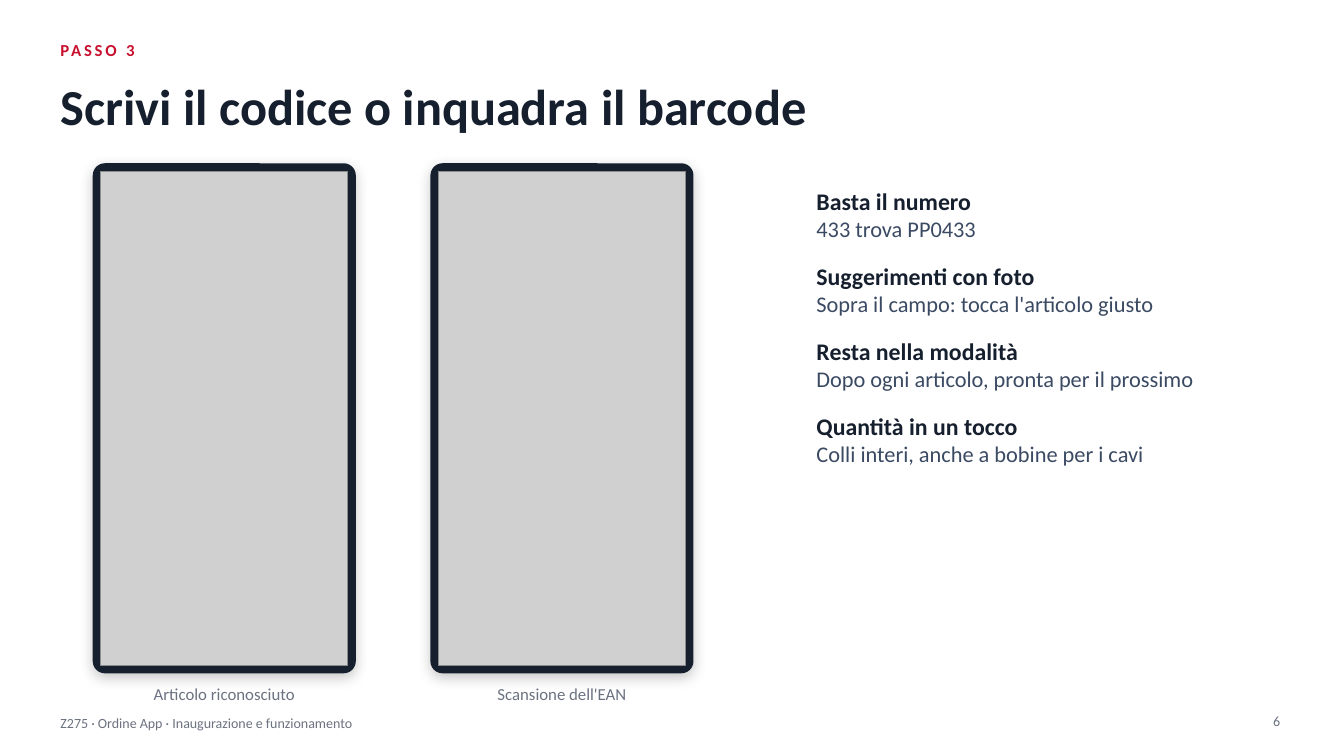
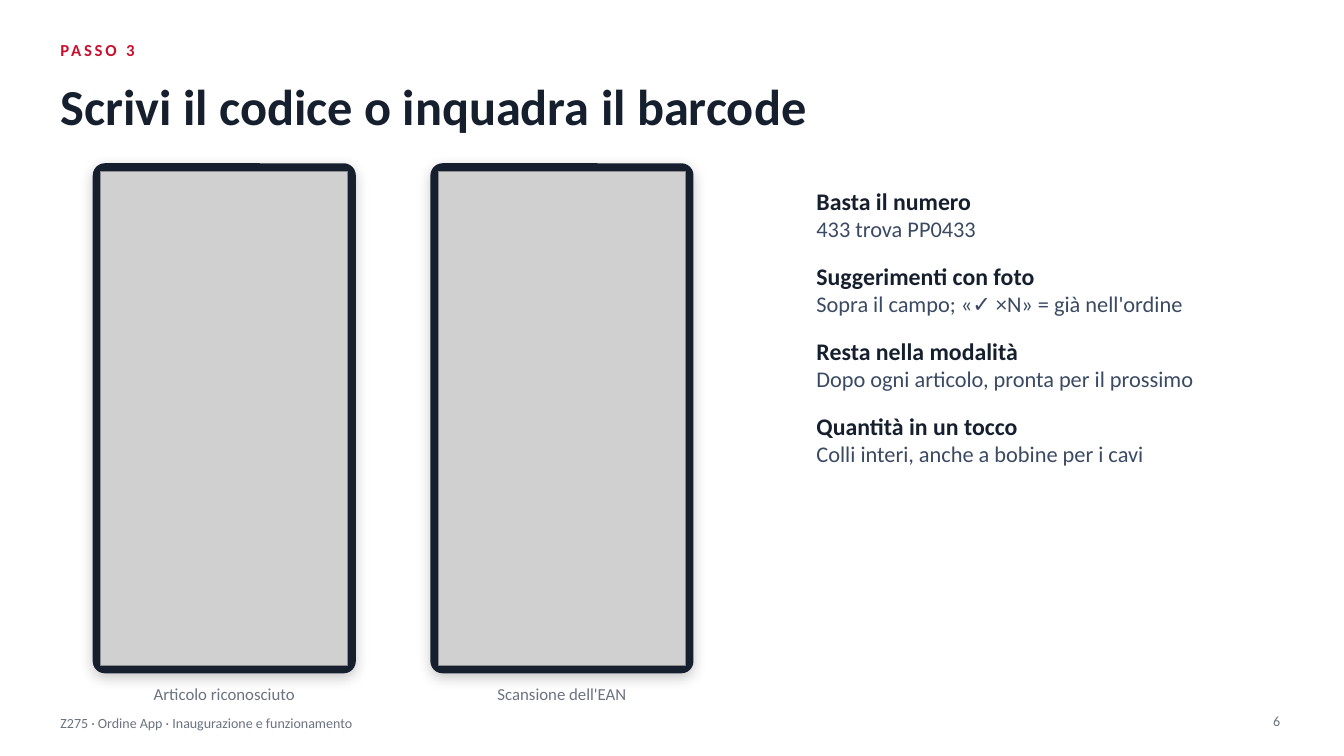
Before and after one commit to PPparre/Z275_App_Ordine, a slide deck: slide 6 of Z275_Presentazione.pptx. Drawn at 1344x756 pixels with LibreOffice and Linux fonts; fonts in the diff are those of the drawing; grey boxes stand for pictures. Boxes give left, top, right and bottom in pixels: in the first picture for what was removed or moved away, otherwise in the second. Text is boxed around its words. In the diff, an @@ line names an element or a change of style, - is before the commit and + after.

```diff
--- a/Z275_Presentazione.pptx
+++ b/Z275_Presentazione.pptx
@@ text at [816,296,1182,316]: text changed @@
-Sopra il campo: tocca l'articolo giusto
+Sopra il campo; «✓ ×N» = già nell'ordine
```
Also in this commit, not shown: 3 other slides changed, 4 other files.
